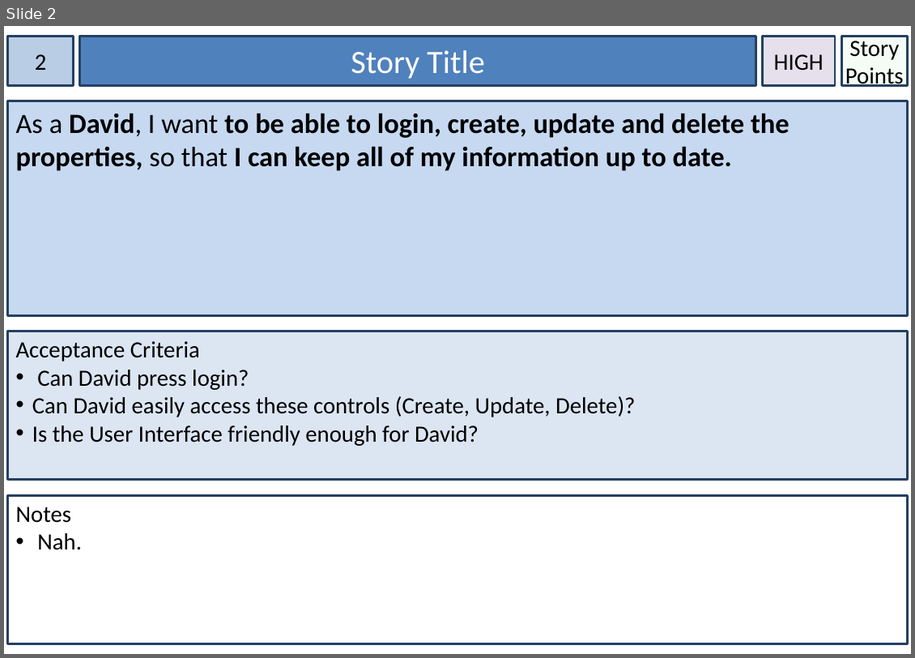
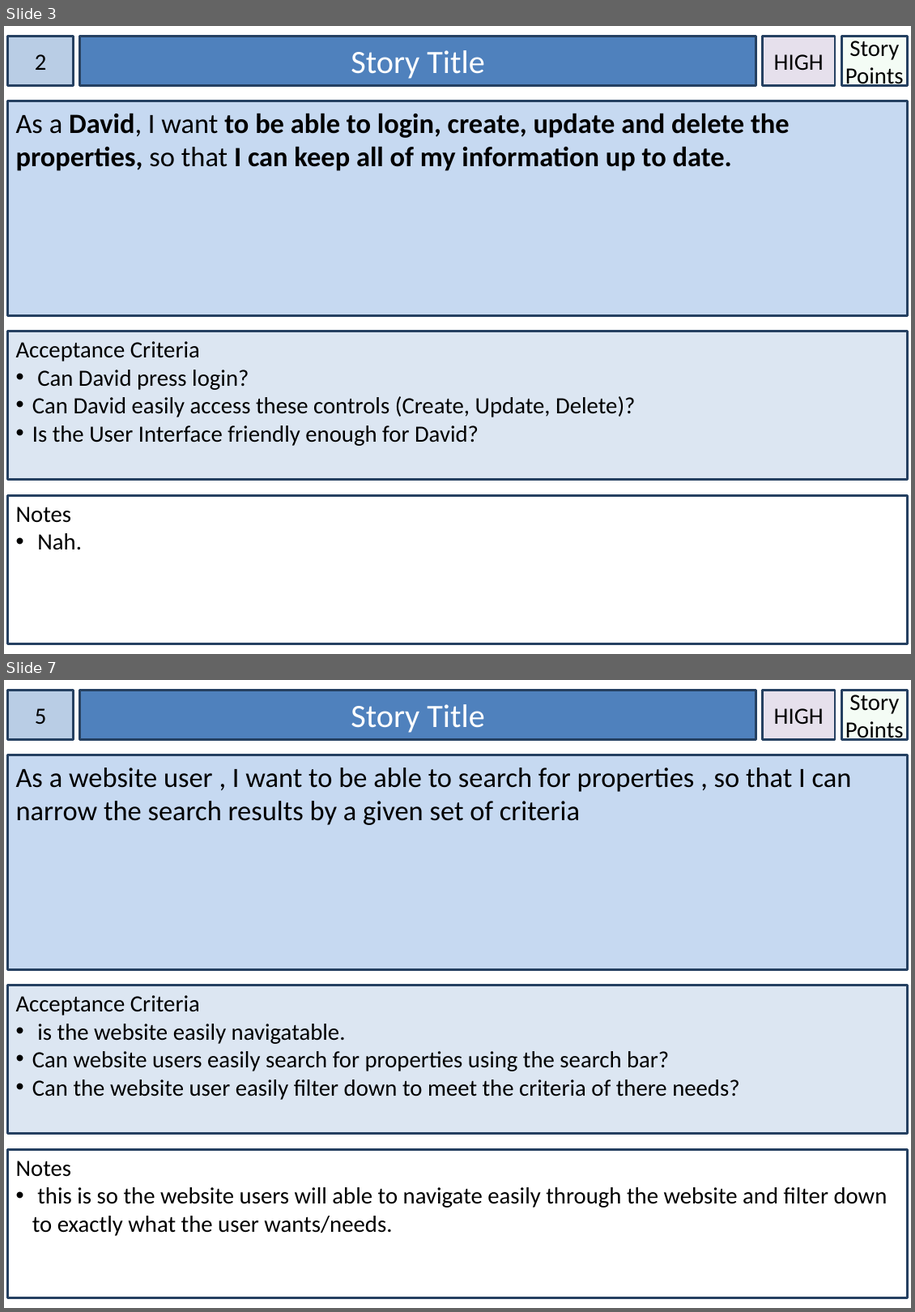
Before and after one commit to neeby/flowerpotmen, a slide deck: Things.pptx. Shown one above the other, each under a label of ours: slide 2 before the commit, slides 3 and 7 after it; the slides between them are not shown. The pictures are 915x658 and 915x1312 pixels, drawn with LibreOffice and Linux fonts; fonts in the diff are those of the drawing. Boxes give left, top, right and bottom in pixels: in the first picture for what was removed or moved away, otherwise in the second. Text is boxed around its words. In the diff, an @@ line names an element or a change of style, - is before the commit and + after.

```diff
--- a/Things.pptx
+++ b/Things.pptx
@@ slide 7 added at (x1=4, y1=680, x2=911, y2=1308), background #FFFFFF @@
@@ rectangle added at (x1=7, y1=690, x2=74, y2=739), fill #B9CDE5, outline #254061 2 pt, 20 pt, text #000000 @@
+5
@@ rectangle added at (x1=80, y1=690, x2=756, y2=739), fill #4F81BD, outline #254061 2 pt, 28 pt, text #FFFFFF @@
+Story Title
@@ rectangle added at (x1=763, y1=690, x2=836, y2=739), fill #E6E0EC, outline #254061 2 pt, 20 pt, text #000000 @@
+HIGH
@@ rectangle added at (x1=842, y1=690, x2=908, y2=739), fill #CCF0CD at 20% opacity, outline #254061 2 pt, 20 pt, text #000000 @@
+Story Points
@@ rectangle added at (x1=7, y1=755, x2=908, y2=970), fill #C6D9F1, outline #254061 2 pt, 24 pt, text #000000 @@
+As a website user , I want to be able to search for properties , so that I can narrow the search results by a given set of criteria
@@ rectangle added at (x1=7, y1=985, x2=908, y2=1134), fill #DCE6F2, outline #254061 2 pt, 20 pt, text #000000 @@
+Acceptance Criteria
+• is the website easily navigatable.
+• Can website users easily search for properties using the search bar?
+• Can the website user easily filter down to meet the criteria of there needs?
@@ rectangle added at (x1=7, y1=1150, x2=908, y2=1298), fill #FFFFFF, outline #254061 2 pt, 20 pt, text #000000 @@
+Notes
+• this is so the website users will able to navigate easily through the website and filter down to exactly what the user wants/needs.
@@ what was slide 2 is now slide 3 @@
```
Also in this commit, not shown: 4 other slides added.
